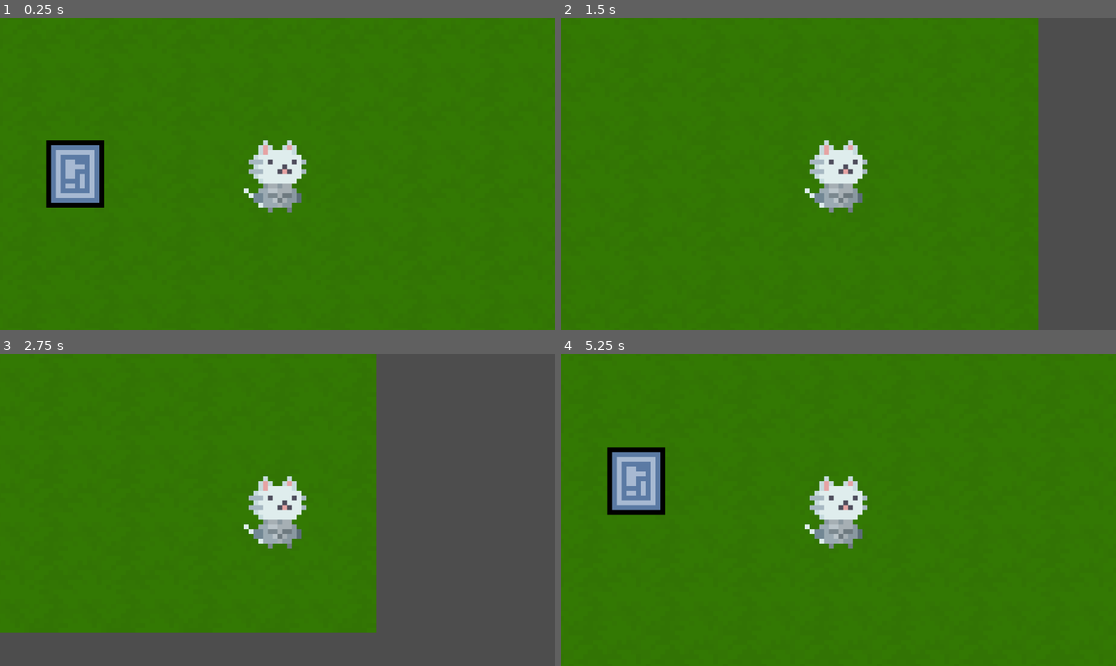
Above: before the commit, frames 1-4 (two rows, left to right).
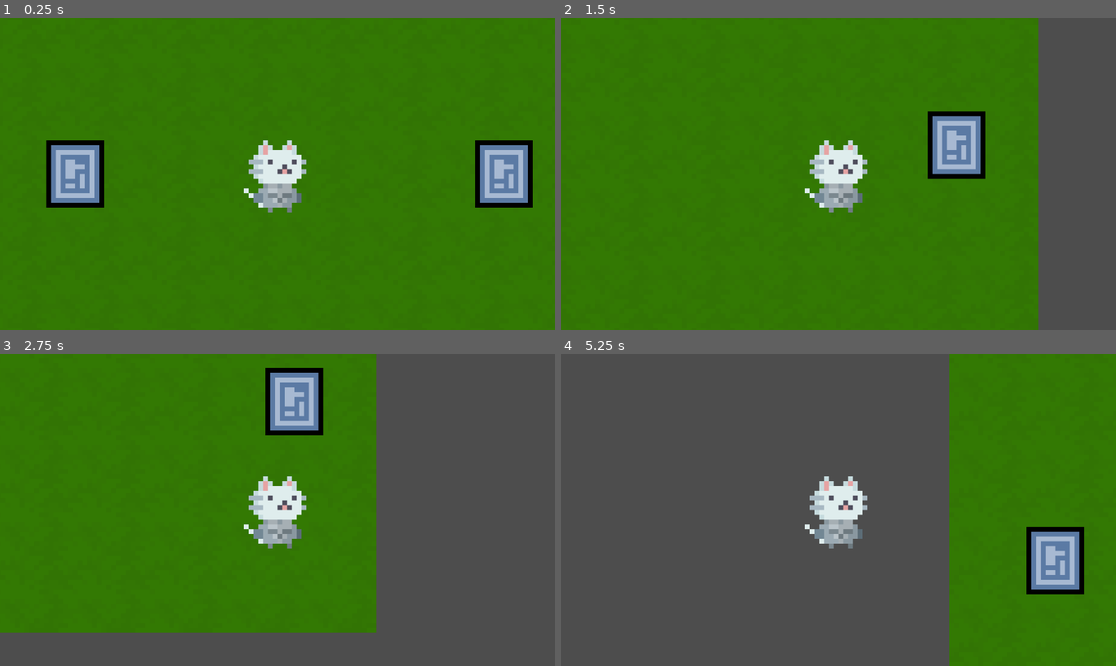
Above: after the commit, the same moments.

Repository: francis-poon/mining_game
Game: Godot game, scene res://testing/travel_between_levels/travel_between_levels.tscn
The game is run twice, just before and just after one commit, with the same random seed, the same clock (stepped at 60 frames per second) and the same inputs. This scene is started directly instead of the project's main scene.
Inputs (mouse positions are in pixels of both pictures, inside the frame that each line leads up to):
- Up to frame 1 (0.25 s): no input
- Up to frame 2 (1.5 s): tap Enter at 0.5 s; move the mouse to (960, 158) at 0.52 s; hold D (move_right) 0.53-1.28 s; hold E (interact) 0.53-1.28 s; click (960, 158) at 0.67 s; move the mouse to (727, 189) at 1.27 s; hold S (move_down) from 1.28 s (still down); tap E (interact) at 1.35 s
- Up to frame 3 (2.75 s): move the mouse to (333, 441) at 2.02 s; release S (move_down) at 2.03 s; hold D (move_right) from 2.03 s (still down); hold E (interact) from 2.03 s (still down)
- Up to frame 4 (5.25 s): move the mouse to (810, 572) at 2.77 s; release D (move_right) at 2.78 s; release E (interact) at 2.78 s; hold W (move_up) 2.78-3.53 s; tap E (interact) at 2.85, 4.35 s; click (810, 572) at 2.92 s; move the mouse to (1005, 556) at 3.52 s; hold E (interact) 3.53-4.28 s; hold A (move_left) 3.53-5.03 s; move the mouse to (672, 463) at 4.27 s; move the mouse to (866, 510) at 5.02 s; hold S (move_down) from 5.03 s (still down); hold E (interact) from 5.03 s (still down); click (866, 510) at 5.17 s

The runs differ from the first frame. In frame 1, 2.2% of the frame differs, in the area x 85-96%, y 39-61%; in frame 2, 2.3%; in frame 3, 2.3%; in frame 4, 71%, in the area x 0-95%, y 0-100%.

Commit message:
Tweaked teleporting behavior so that teleports work on map load but not immediately when player teleports

Diff:
--- a/testing/travel_between_levels/level_a.tscn
+++ b/testing/travel_between_levels/level_a.tscn
@@ -20,3 +20,9 @@
 destination_level_name = "level_b"
 destination_teleport_name = "a"
 teleport_name = "a"
+
+[node name="TeleportPoint2" parent="TeleportPoints" instance=ExtResource("2_xuwra")]
+position = Vector2(47, 0)
+destination_level_name = "level_a"
+destination_teleport_name = "b"
+teleport_name = "a"
--- a/testing/travel_between_levels/level_manager.gd
+++ b/testing/travel_between_levels/level_manager.gd
@@ -25,5 +25,7 @@
 		current_level_name = map
 		current_level = levels[current_level_name].instantiate()
 		current_level.teleport.connect(_on_teleport)
-		add_child(current_level)
+		#current_level.pause_teleport(spawn_point)
+		call_deferred("add_child", current_level)
+	#current_level.pause_teleport(spawn_point)
 	player.position = current_level.get_teleport_point_pos(spawn_point)
--- a/testing/travel_between_levels/teleport_point.gd
+++ b/testing/travel_between_levels/teleport_point.gd
@@ -6,9 +6,9 @@
 @export var destination_level_name: String
 @export var destination_teleport_name: String
 @export var teleport_name: String
-var _can_teleport: bool
+var _can_teleport: bool = true
 
-func _enter_tree() -> void:
+func pause_teleport():
 	_can_teleport = false
 
 func _on_body_exited(body: Node2D) -> void:
--- a/testing/travel_between_levels/test_level.gd
+++ b/testing/travel_between_levels/test_level.gd
@@ -15,8 +15,15 @@
 func get_teleport_point_pos(p_teleport_name: String) -> Vector2:
 	for child in _teleport_points.get_children():
 		if child.teleport_name == p_teleport_name:
+			child.pause_teleport()
 			return child.position
+	default_teleport.pause_teleport()
 	return default_teleport.position
+
+func pause_teleport(p_teleport_name):
+	for child in _teleport_points.get_children():
+		if child.teleport_name == p_teleport_name:
+			child.pause_teleport()
 
 func _on_teleport(destination_level_name: String, destination_teleport_name: String):
 	teleport.emit(destination_level_name, destination_teleport_name)
